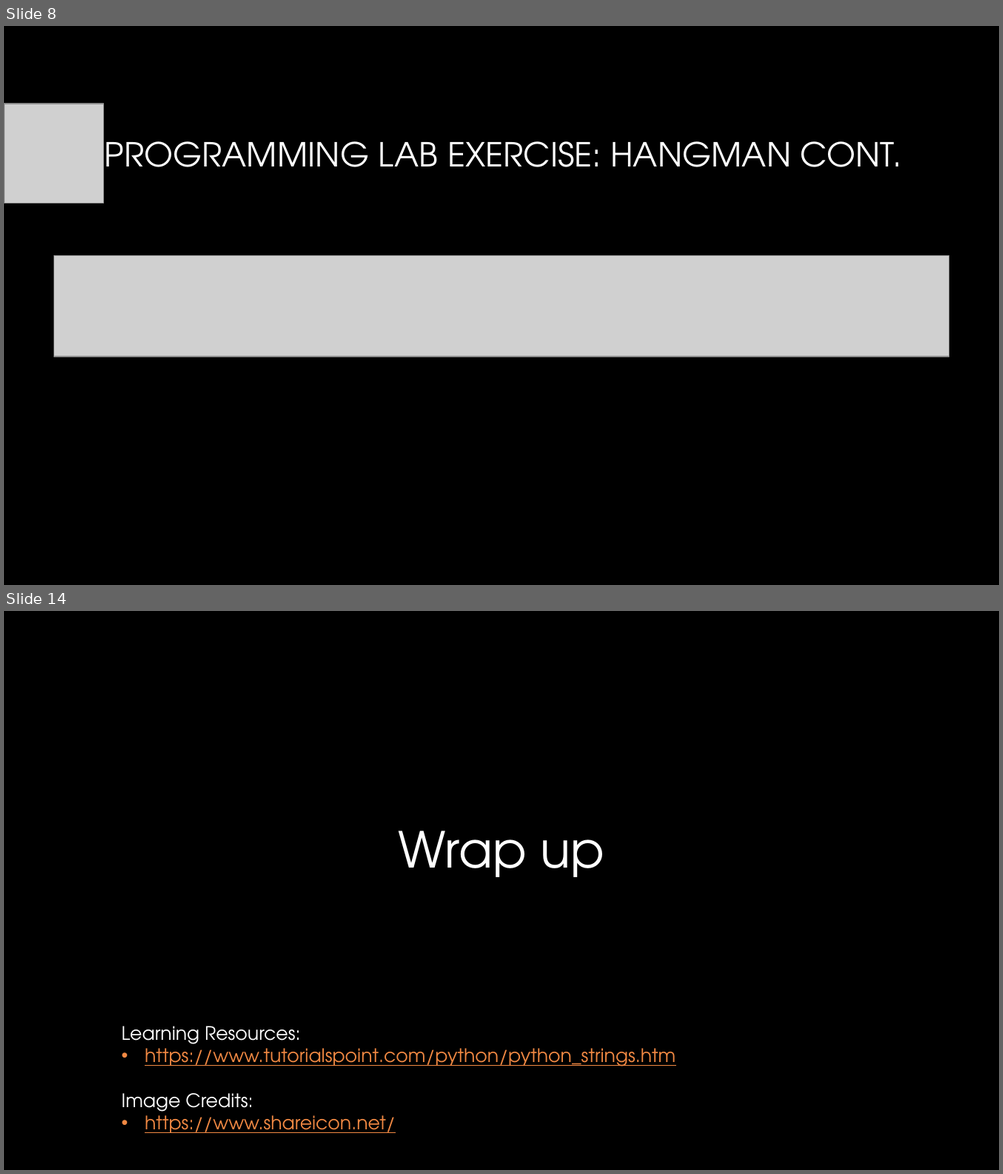
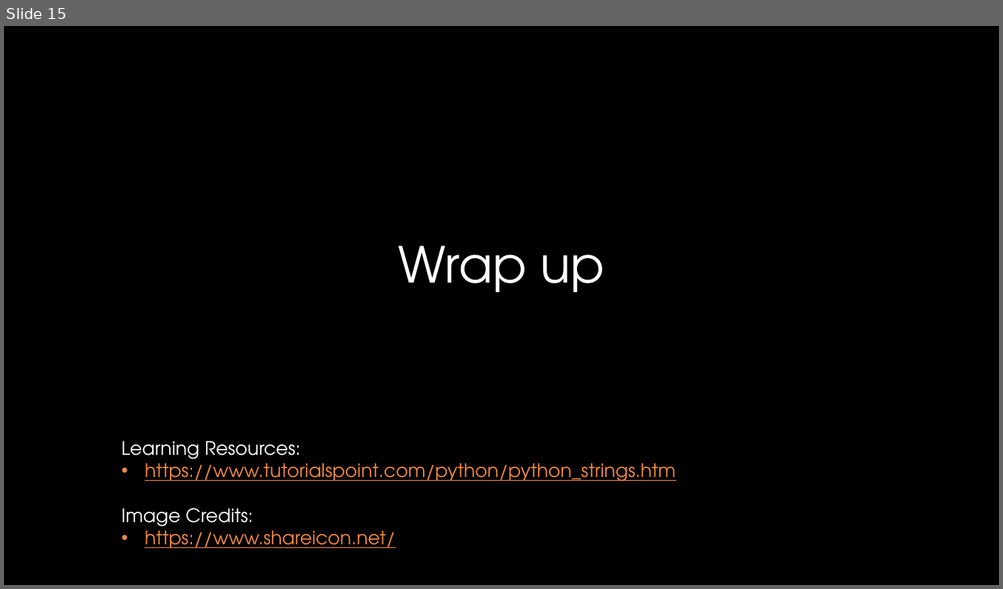
Before and after one commit to CSUMBPelicanCollective/CST205, a slide deck: howe_d_labs/lab10/lab10-presentation_howe_d.pptx. Shown one above the other, each under a label of ours: slides 8 and 14 before the commit, slide 15 after it; the slides between them are not shown. The pictures are 1003x1174 and 1003x589 pixels, drawn with LibreOffice and Linux fonts; fonts in the diff are those of the drawing; grey boxes stand for pictures; background and template pictures are left out. Boxes give left, top, right and bottom in pixels: in the first picture for what was removed or moved away, otherwise in the second. Text is boxed around its words. In the diff, an @@ line names an element or a change of style, - is before the commit and + after.

```diff
--- a/howe_d_labs/lab10/lab10-presentation_howe_d.pptx
+++ b/howe_d_labs/lab10/lab10-presentation_howe_d.pptx
@@ slide 8 removed at bbox=[4, 26, 999, 585], background picture (left out) @@
@@ picture removed at bbox=[4, 104, 103, 203] @@
@@ title removed at bbox=[105, 141, 902, 167] @@
-PROGRAMMING LAB EXERCISE: HANGMAN CONT.
@@ picture removed at bbox=[54, 256, 949, 357] @@
@@ what was slide 14 is now slide 15 @@
```
Also in this commit, not shown: 9 slides changed, 5 slides added, 3 other slides removed, 2 other files.
